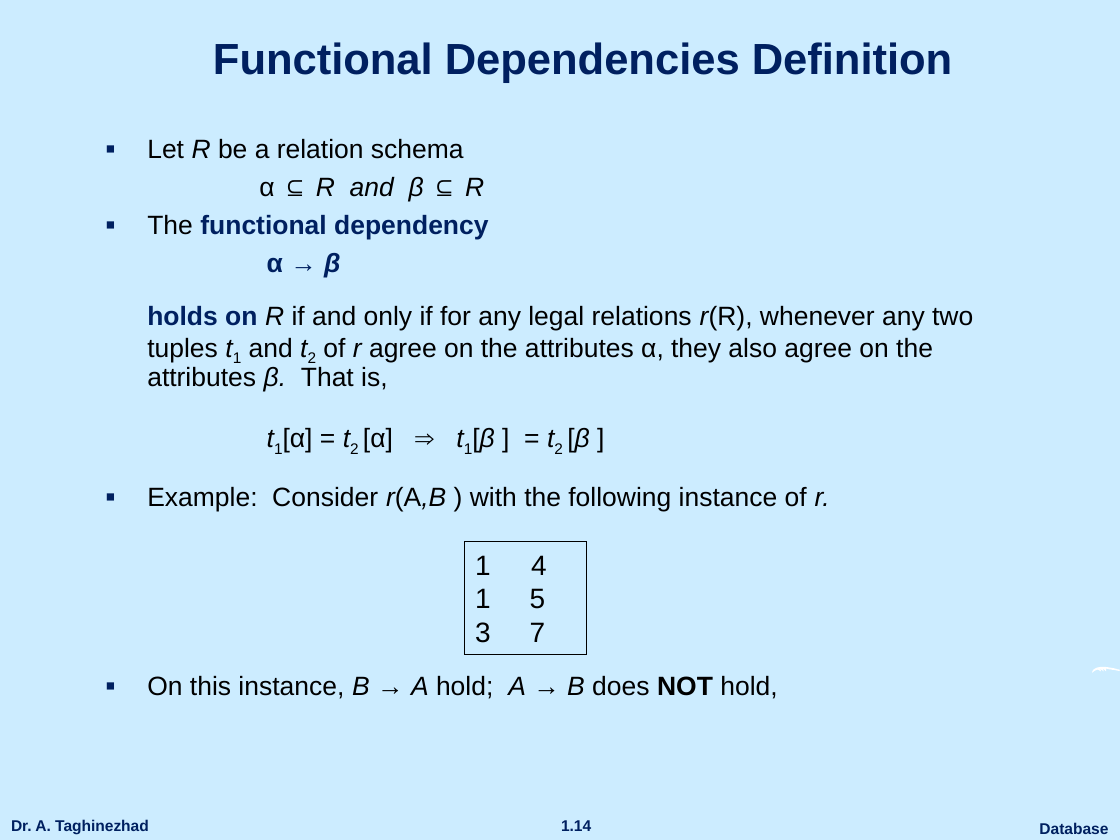
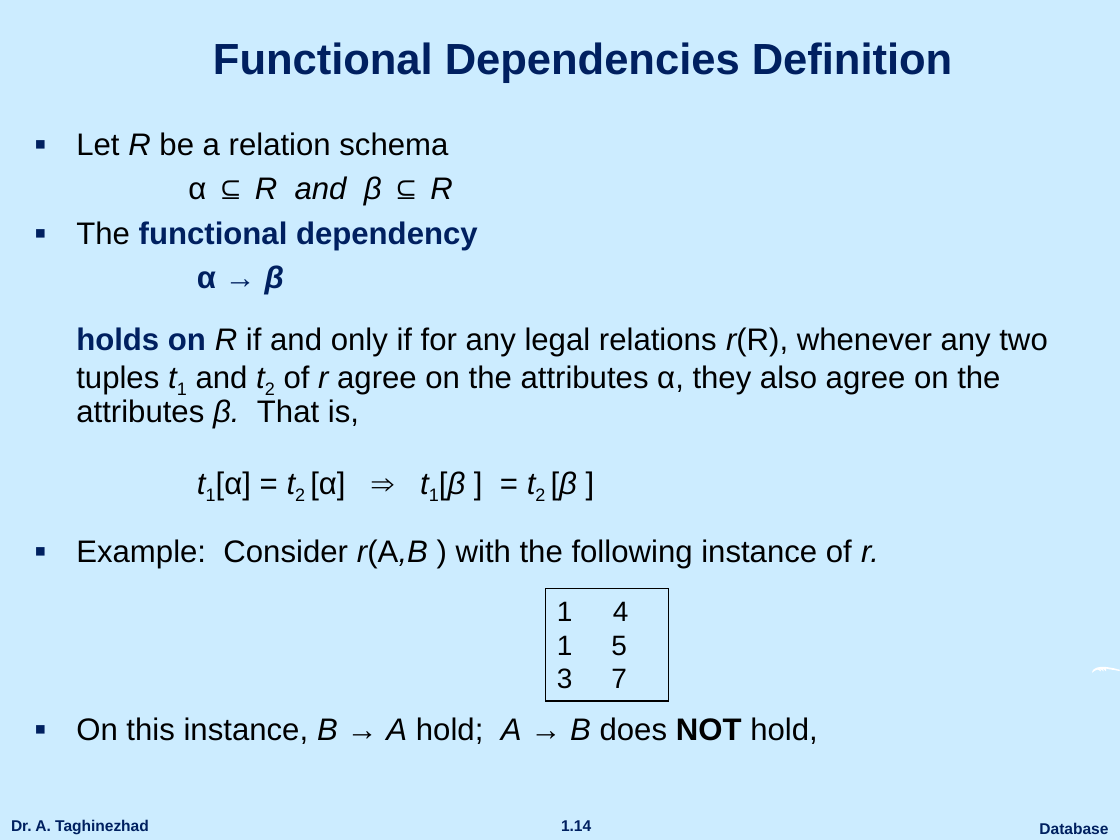
Before and after one commit to ataghinezhad/ataghinezhad.github.io, a slide deck: slide 14 of courses/downloads/temp/Database_Lec5.pptx. Drawn at 1120x840 pixels with LibreOffice and Linux fonts; fonts in the diff are those of the drawing; background and template pictures are left out. Boxes give left, top, right and bottom in pixels: in the first picture for what was removed or moved away, otherwise in the second. Text is boxed around its words. In the diff, an @@ line names an element or a change of style, - is before the commit and + after.

```diff
--- a/courses/downloads/temp/Database_Lec5.pptx
+++ b/courses/downloads/temp/Database_Lec5.pptx
@@ text "Let R be a relation ...": place and size @@
-text "Let R be a relation ..." at <box>147,138,973,699</box>
+text "Let R be a relation ..." at <box>76,132,1047,744</box>
@@ text "Let R be a relation ..." at <box>76,132,1047,744</box>: size 17 to 20 pt; more space between paragraphs @@
@@ rectangle "4": place and size @@
-rectangle "4" at <box>464,542,586,655</box>
+rectangle "4" at <box>545,588,668,701</box>
```
Also in this commit, not shown: 13 other slides changed, 1 other file.
